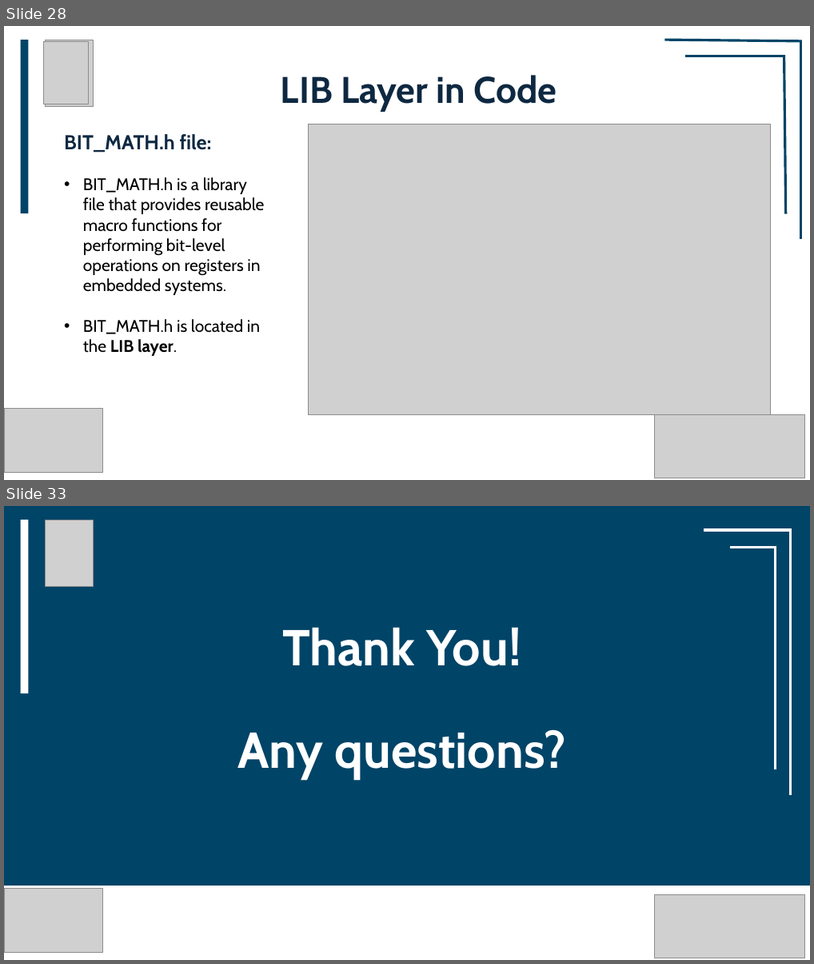
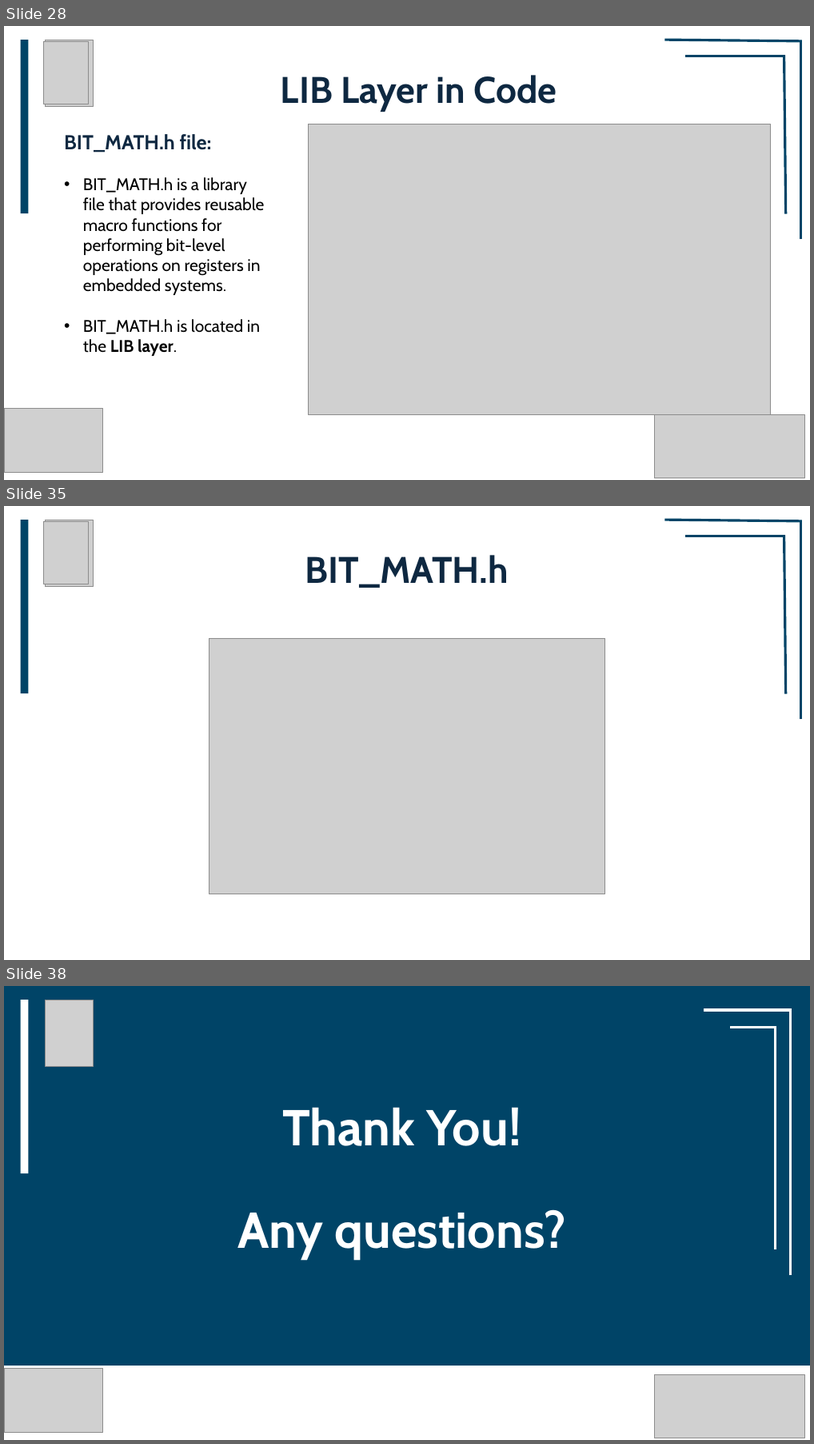
Before and after one commit to youefkh05/IEEE_CUSB26_Embedded, a slide deck: Sessions/4/Session4/Session4.pptx. Shown one above the other, each under a label of ours: slides 28 and 33 before the commit, slides 28, 35 and 38 after it; the slides between them are not shown. The pictures are 814x964 and 814x1444 pixels, drawn with LibreOffice and Linux fonts; fonts in the diff are those of the drawing; grey boxes stand for pictures. Boxes give left, top, right and bottom in pixels: in the first picture for what was removed or moved away, otherwise in the second. Text is boxed around its words. In the diff, an @@ line names an element or a change of style, - is before the commit and + after.

```diff
--- a/Sessions/4/Session4/Session4.pptx
+++ b/Sessions/4/Session4/Session4.pptx
@@ slide 35 added at (x1=4, y1=506, x2=810, y2=960), background #FFFFFF @@
@@ rectangle added at (x1=20, y1=520, x2=28, y2=693), fill #004467 @@
@@ picture added at (x1=43, y1=521, x2=89, y2=584) @@
@@ picture added at (x1=45, y1=520, x2=94, y2=587) @@
@@ group added at (x1=666, y1=520, x2=802, y2=719): 4 lines @@
@@ title added at (x1=306, y1=555, x2=509, y2=588), 44 pt, text #0E2841, bold @@
+BIT_MATH.h
@@ picture added at (x1=209, y1=638, x2=606, y2=894) @@
@@ what was slide 33 is now slide 38 @@
```
Also in this commit, not shown: 4 slides changed, 4 other slides added, 55 other files.
